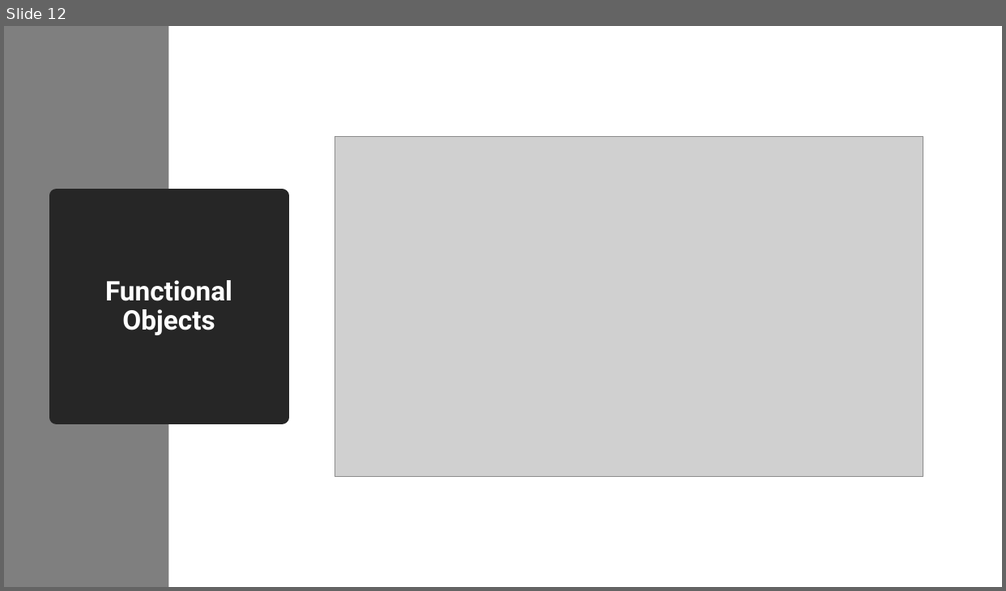
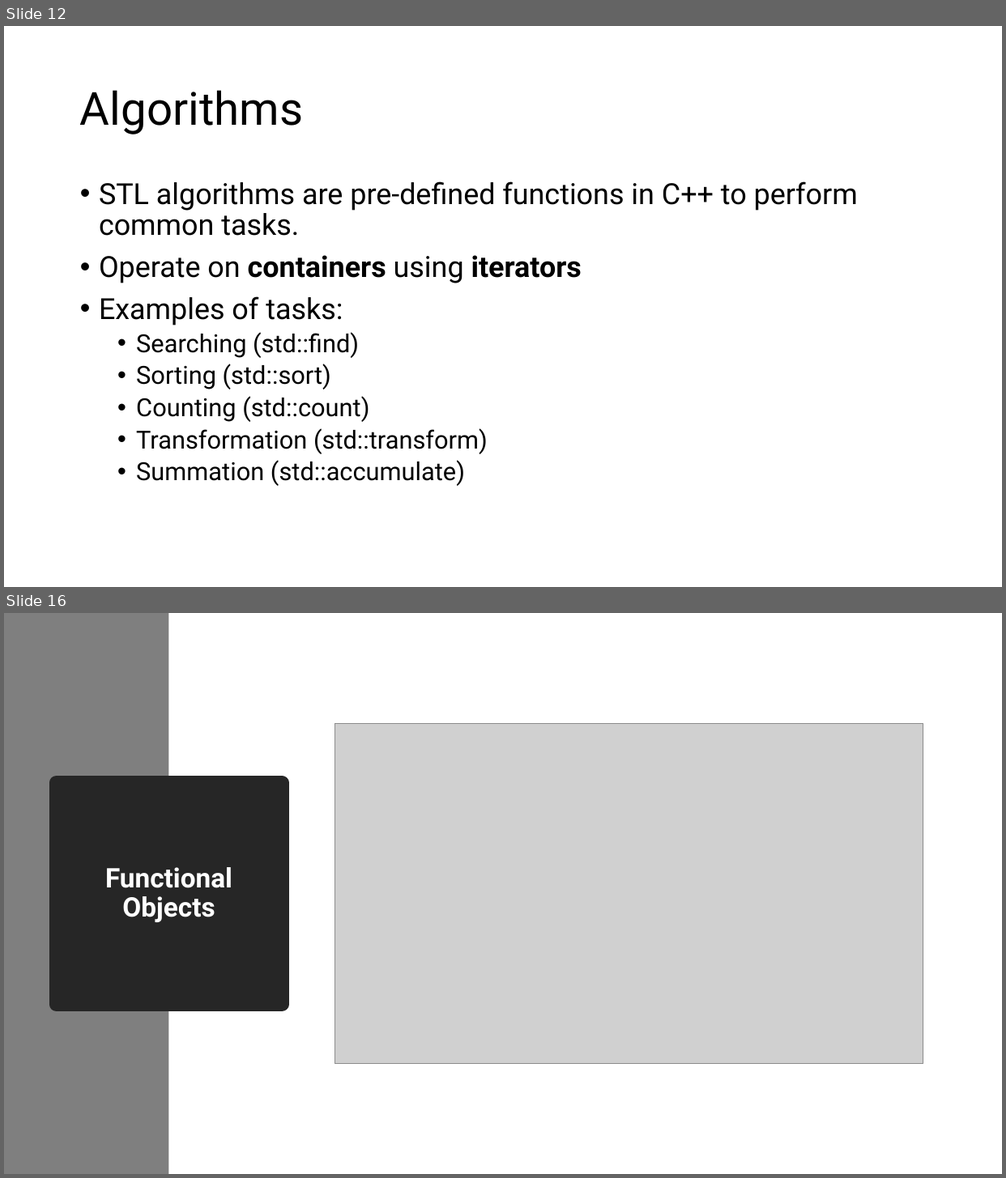
Before and after one commit to muazzamaqeel/Unversity-ComputerScience, a slide deck: C++/Tutoring/Lectures/WS-24/STL/STL.pptx. Shown one above the other, each under a label of ours: slide 12 before the commit, slides 12 and 16 after it; the slides between them are not shown. The pictures are 1006x591 and 1006x1178 pixels, drawn with LibreOffice and Linux fonts; fonts in the diff are those of the drawing; grey boxes stand for pictures. Boxes give left, top, right and bottom in pixels: in the first picture for what was removed or moved away, otherwise in the second. Text is boxed around its words. In the diff, an @@ line names an element or a change of style, - is before the commit and + after.

```diff
--- a/C++/Tutoring/Lectures/WS-24/STL/STL.pptx
+++ b/C++/Tutoring/Lectures/WS-24/STL/STL.pptx
@@ slide 12 added at bbox=[4, 26, 1002, 587], background #FFFFFF @@
@@ title added at bbox=[80, 90, 303, 135], 44 pt, text #000000 @@
+Algorithms
@@ text added at bbox=[99, 182, 858, 486], 24 pt, text #000000 @@
+• STL algorithms are pre-defined functions in C++ to perform common tasks.
+• Operate on containers using iterators
+• Examples of tasks:
+  • Searching (std::find)
+  • Sorting (std::sort)
+  • Counting (std::count)
+  • Transformation (std::transform)
+  • Summation (std::accumulate)
@@ what was slide 12 is now slide 16 @@
```
Also in this commit, not shown: 3 other slides added, 1 slide removed.
